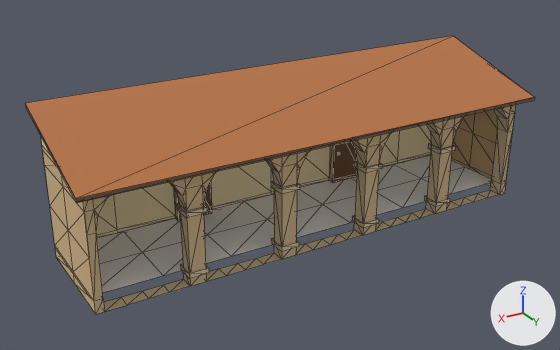
An edit to the glTF model games/yorimichi/assets/belmonte/meshes/SM_BM_BH_Chiostro.glb, drawn before and after from the same camera.
The view is the same before and after, from a 50 mm lens placed at (12.3, 19.27, 11.19), pointed at (0.77, 0.07, 1.59). The axes (+X, +Y, +Z) are drawn at lower right. The lights are the same throughout. The first picture is the older version. Mesh edges are drawn as thin lines. Vertices at exactly the same position are counted once.

In view in the first picture: 'SM_BM_BH_Chiostro'.
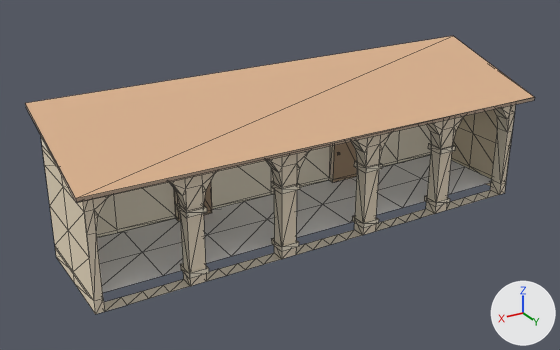
The change, as a list of edits to the scene's bpy script:
```text
Change me_sm_bh_chiostro:
    where me_sm_bh_chiostro.from_pydata(...)  # 438 vertices, 592 faces; spans x -7.8..7.8, y -1.8..2.3, z -0.3..4.6
    used by ob_sm_bm_bh_chiostro; location = (0.0, 0.0, 0.0)
    me_sm_bh_chiostro part 1: 366 faces centred in x -7.5..7.5, y -1.8..1.9, z -0.3..4.3 are repainted in the vertex colours; the middle colour goes from beige #dec9a3 to pale yellow #f0e6d1
    me_sm_bh_chiostro part 2: 198 faces centred in x -7.8..7.8, y -1.6..2.3, z -0.2..4.2 are repainted in the vertex colours; the middle colour goes from beige #d3b78c to beige #ebdcc4
```

Pixel boxes [x1, y1, x2, y2] of what changed, in the pictures (560 x 350 px):
part 1 of me_sm_bh_chiostro, recoloured (beige to pale yellow): [41, 108, 507, 311] in both
part 2 of me_sm_bh_chiostro, recoloured (lighter): [25, 36, 534, 314] in both
